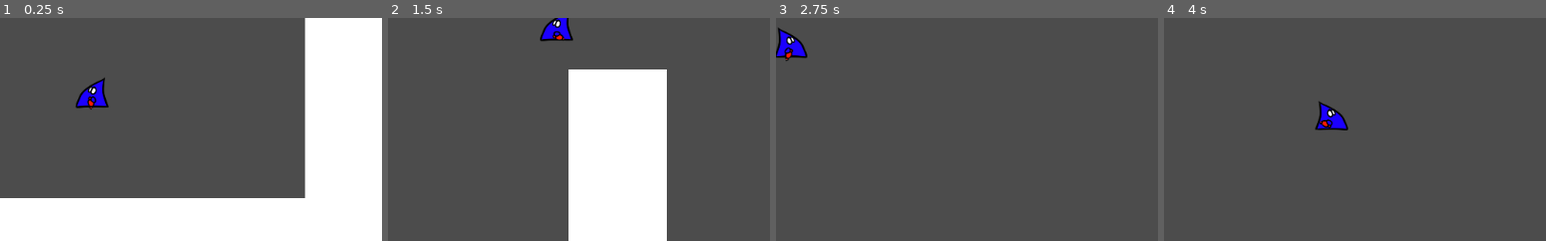
Above: before the commit, frames 1-4 (left to right).
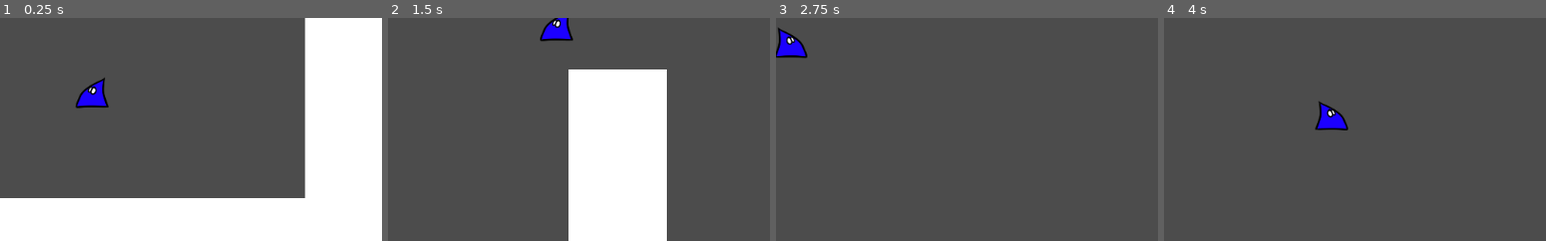
Above: after the commit, the same moments.

Repository: happeens/NAT
Game: Godot game, scene res://scenes/main.tscn
Same seed, same stepped clock (60 frames per second), same inputs: the game is played once before the commit and once after it. The project has no main scene, so this scene is started directly.
Inputs (mouse positions are % of the whole screen's width and height, from its top left):
- Up to frame 1 (0.25 s): no input
- Up to frame 2 (1.5 s): move the mouse to (72, 45) at 0.52 s; hold D (right) from 0.53 s (still down); click (72, 45) at 0.67 s; tap Space (jump) at 0.77 s; move the mouse to (30, 55) at 1.27 s
- Up to frame 3 (2.75 s): tap Space (jump) at 1.52 s; move the mouse to (60, 28) at 2.02 s; release D (right) at 2.03 s; hold A (left) from 2.03 s (still down)
- Up to frame 4 (4 s): move the mouse to (45, 70) at 2.77 s; release A (left) at 2.78 s; hold D (right) from 2.78 s (still down); click (45, 70) at 2.92 s; tap Space (jump) at 3.02, 3.77 s; move the mouse to (80, 65) at 3.52 s
The pictures show only the part of the screen within x 38-88%, y 38-88%; the shares and areas given below are measured in that part.

The runs differ from the first frame. In frame 1, 0.1% of the frame differs, in the area x 22-26%, y 31-42%; in frame 2, less than 0.1%; in frame 3, less than 0.1%; in frame 4, 0.1%, in the area x 40-45%, y 45-50%.

Commit message:
:fire: Remove arm from player rig

Diff:
--- a/scenes/natee.tscn
+++ b/scenes/natee.tscn
@@ -1,12 +1,9 @@
-[gd_scene load_steps=11 format=2]
+[gd_scene load_steps=8 format=2]
 
 [ext_resource path="res://scripts/player_flip.gd" type="Script" id=1]
 [ext_resource path="res://sprites/pistol dude/pistol_idle_body.png" type="Texture" id=2]
 [ext_resource path="res://sprites/pistol dude/pistol_idle_eyes_closed.png" type="Texture" id=3]
 [ext_resource path="res://sprites/pistol dude/pistol_idle_eyes_open.png" type="Texture" id=4]
-[ext_resource path="res://scripts/Rotator.gd" type="Script" id=5]
-[ext_resource path="res://sprites/pistol dude/pistol_idle_pistol.png" type="Texture" id=6]
-[ext_resource path="res://sprites/pistol dude/pistol_idle_hand.png" type="Texture" id=7]
 
 [sub_resource type="Animation" id=1]
 
@@ -110,132 +107,77 @@
 "values": [ Vector2( 1, 1 ) ]
 }
 tracks/6/type = "value"
-tracks/6/path = NodePath("base_idle_right/arm/hand:position")
-tracks/6/interp = 1
+tracks/6/path = NodePath("base_idle_right/body:position")
+tracks/6/interp = 2
 tracks/6/loop_wrap = true
 tracks/6/imported = false
 tracks/6/keys = {
-"times": PoolRealArray( 0 ),
-"transitions": PoolRealArray( 1 ),
-"update": 0,
-"values": [ Vector2( 0, 0 ) ]
+"times": PoolRealArray( 0, 0.7 ),
+"transitions": PoolRealArray( 1, 1 ),
+"update": 0,
+"values": [ Vector2( 0, 0 ), Vector2( 0, 5.47179 ) ]
 }
 tracks/7/type = "value"
-tracks/7/path = NodePath("base_idle_right/arm/hand:scale")
-tracks/7/interp = 1
+tracks/7/path = NodePath("base_idle_right/body:rotation_deg")
+tracks/7/interp = 2
 tracks/7/loop_wrap = true
 tracks/7/imported = false
 tracks/7/keys = {
-"times": PoolRealArray( 0 ),
-"transitions": PoolRealArray( 1 ),
-"update": 0,
-"values": [ Vector2( 1, 1 ) ]
+"times": PoolRealArray( 0, 0.7 ),
+"transitions": PoolRealArray( 1, 1 ),
+"update": 0,
+"values": [ 0.0, 0.0 ]
 }
 tracks/8/type = "value"
-tracks/8/path = NodePath("base_idle_right/arm/pistol:position")
-tracks/8/interp = 1
+tracks/8/path = NodePath("base_idle_right/body:scale")
+tracks/8/interp = 2
 tracks/8/loop_wrap = true
 tracks/8/imported = false
 tracks/8/keys = {
-"times": PoolRealArray( 0 ),
-"transitions": PoolRealArray( 1 ),
-"update": 0,
-"values": [ Vector2( 0, 0 ) ]
+"times": PoolRealArray( 0, 0.7 ),
+"transitions": PoolRealArray( 1, 1 ),
+"update": 0,
+"values": [ Vector2( 1, 1 ), Vector2( 1, 0.914503 ) ]
 }
 tracks/9/type = "value"
-tracks/9/path = NodePath("base_idle_right/arm/pistol:rotation_deg")
+tracks/9/path = NodePath("base_idle_right/body:z")
 tracks/9/interp = 1
 tracks/9/loop_wrap = true
 tracks/9/imported = false
 tracks/9/keys = {
-"times": PoolRealArray( 0 ),
-"transitions": PoolRealArray( 1 ),
-"update": 0,
-"values": [ 0.0 ]
+"times": PoolRealArray(  ),
+"transitions": PoolRealArray(  ),
+"update": 1,
+"values": [  ]
 }
 tracks/10/type = "value"
-tracks/10/path = NodePath("base_idle_right/arm/pistol:scale")
+tracks/10/path = NodePath("base_idle_right/eyes:position")
 tracks/10/interp = 1
 tracks/10/loop_wrap = true
 tracks/10/imported = false
 tracks/10/keys = {
-"times": PoolRealArray( 0 ),
-"transitions": PoolRealArray( 1 ),
-"update": 0,
-"values": [ Vector2( 1, 1 ) ]
+"times": PoolRealArray( 0, 0.7 ),
+"transitions": PoolRealArray( 1, 1 ),
+"update": 0,
+"values": [ Vector2( 0, 0 ), Vector2( -0.598755, 4.19116 ) ]
 }
 tracks/11/type = "value"
-tracks/11/path = NodePath("base_idle_right/body:position")
-tracks/11/interp = 2
+tracks/11/path = NodePath("base_idle_right/eyes:rotation_deg")
+tracks/11/interp = 1
 tracks/11/loop_wrap = true
 tracks/11/imported = false
 tracks/11/keys = {
 "times": PoolRealArray( 0, 0.7 ),
 "transitions": PoolRealArray( 1, 1 ),
 "update": 0,
-"values": [ Vector2( 0, 0 ), Vector2( 0, 5.47179 ) ]
+"values": [ 0.0, 0.0 ]
 }
 tracks/12/type = "value"
-tracks/12/path = NodePath("base_idle_right/body:rotation_deg")
-tracks/12/interp = 2
+tracks/12/path = NodePath("base_idle_right/eyes:scale")
+tracks/12/interp = 1
 tracks/12/loop_wrap = true
 tracks/12/imported = false
 tracks/12/keys = {
-"times": PoolRealArray( 0, 0.7 ),
-"transitions": PoolRealArray( 1, 1 ),
-"update": 0,
-"values": [ 0.0, 0.0 ]
-}
-tracks/13/type = "value"
-tracks/13/path = NodePath("base_idle_right/body:scale")
-tracks/13/interp = 2
-tracks/13/loop_wrap = true
-tracks/13/imported = false
-tracks/13/keys = {
-"times": PoolRealArray( 0, 0.7 ),
-"transitions": PoolRealArray( 1, 1 ),
-"update": 0,
-"values": [ Vector2( 1, 1 ), Vector2( 1, 0.914503 ) ]
-}
-tracks/14/type = "value"
-tracks/14/path = NodePath("base_idle_right/body:z")
-tracks/14/interp = 1
-tracks/14/loop_wrap = true
-tracks/14/imported = false
-tracks/14/keys = {
-"times": PoolRealArray(  ),
-"transitions": PoolRealArray(  ),
-"update": 1,
-"values": [  ]
-}
-tracks/15/type = "value"
-tracks/15/path = NodePath("base_idle_right/eyes:position")
-tracks/15/interp = 1
-tracks/15/loop_wrap = true
-tracks/15/imported = false
-tracks/15/keys = {
-"times": PoolRealArray( 0, 0.7 ),
-"transitions": PoolRealArray( 1, 1 ),
-"update": 0,
-"values": [ Vector2( 0, 0 ), Vector2( -0.598755, 4.19116 ) ]
-}
-tracks/16/type = "value"
-tracks/16/path = NodePath("base_idle_right/eyes:rotation_deg")
-tracks/16/interp = 1
-tracks/16/loop_wrap = true
-tracks/16/imported = false
-tracks/16/keys = {
-"times": PoolRealArray( 0, 0.7 ),
-"transitions": PoolRealArray( 1, 1 ),
-"update": 0,
-"values": [ 0.0, 0.0 ]
-}
-tracks/17/type = "value"
-tracks/17/path = NodePath("base_idle_right/eyes:scale")
-tracks/17/interp = 1
-tracks/17/loop_wrap = true
-tracks/17/imported = false
-tracks/17/keys = {
 "times": PoolRealArray( 0, 0.7 ),
 "transitions": PoolRealArray( 1, 1 ),
 "update": 0,
@@ -315,7 +257,7 @@
 "values": [ Vector2( 1, 1 ) ]
 }
 tracks/6/type = "value"
-tracks/6/path = NodePath("base_idle_right/arm/hand:position")
+tracks/6/path = NodePath("base_idle_right/body:position")
 tracks/6/interp = 1
 tracks/6/loop_wrap = true
 tracks/6/imported = false
@@ -326,7 +268,7 @@
 "values": [ Vector2( 0, 0 ) ]
 }
 tracks/7/type = "value"
-tracks/7/path = NodePath("base_idle_right/arm/hand:rotation_deg")
+tracks/7/path = NodePath("base_idle_right/body:rotation_deg")
 tracks/7/interp = 1
 tracks/7/loop_wrap = true
 tracks/7/imported = false
@@ -337,7 +279,7 @@
 "values": [ 0.0 ]
 }
 tracks/8/type = "value"
-tracks/8/path = NodePath("base_idle_right/arm/hand:scale")
+tracks/8/path = NodePath("base_idle_right/body:scale")
 tracks/8/interp = 1
 tracks/8/loop_wrap = true
 tracks/8/imported = false
@@ -348,7 +290,7 @@
 "values": [ Vector2( 1, 1 ) ]
 }
 tracks/9/type = "value"
-tracks/9/path = NodePath("base_idle_right/arm/pistol:position")
+tracks/9/path = NodePath("base_idle_right/eyes:position")
 tracks/9/interp = 1
 tracks/9/loop_wrap = true
 tracks/9/imported = false
@@ -359,7 +301,7 @@
 "values": [ Vector2( 0, 0 ) ]
 }
 tracks/10/type = "value"
-tracks/10/path = NodePath("base_idle_right/arm/pistol:rotation_deg")
+tracks/10/path = NodePath("base_idle_right/eyes:rotation_deg")
 tracks/10/interp = 1
 tracks/10/loop_wrap = true
 tracks/10/imported = false
@@ -370,77 +312,11 @@
 "values": [ 0.0 ]
 }
 tracks/11/type = "value"
-tracks/11/path = NodePath("base_idle_right/arm/pistol:scale")
+tracks/11/path = NodePath("base_idle_right/eyes:scale")
 tracks/11/interp = 1
 tracks/11/loop_wrap = true
 tracks/11/imported = false
 tracks/11/keys = {
-"times": PoolRealArray( 0 ),
-"transitions": PoolRealArray( 1 ),
-"update": 0,
-"values": [ Vector2( 1, 1 ) ]
-}
-tracks/12/type = "value"
-tracks/12/path = NodePath("base_idle_right/body:position")
-tracks/12/interp = 1
-tracks/12/loop_wrap = true
-tracks/12/imported = false
-tracks/12/keys = {
-"times": PoolRealArray( 0 ),
-"transitions": PoolRealArray( 1 ),
-"update": 0,
-"values": [ Vector2( 0, 0 ) ]
-}
-tracks/13/type = "value"
-tracks/13/path = NodePath("base_idle_right/body:rotation_deg")
-tracks/13/interp = 1
-tracks/13/loop_wrap = true
-tracks/13/imported = false
-tracks/13/keys = {
-"times": PoolRealArray( 0 ),
-"transitions": PoolRealArray( 1 ),
-"update": 0,
-"values": [ 0.0 ]
-}
-tracks/14/type = "value"
-tracks/14/path = NodePath("base_idle_right/body:scale")
-tracks/14/interp = 1
-tracks/14/loop_wrap = true
-tracks/14/imported = false
-tracks/14/keys = {
-"times": PoolRealArray( 0 ),
-"transitions": PoolRealArray( 1 ),
-"update": 0,
-"values": [ Vector2( 1, 1 ) ]
-}
-tracks/15/type = "value"
-tracks/15/path = NodePath("base_idle_right/eyes:position")
-tracks/15/interp = 1
-tracks/15/loop_wrap = true
-tracks/15/imported = false
-tracks/15/keys = {
-"times": PoolRealArray( 0 ),
-"transitions": PoolRealArray( 1 ),
-"update": 0,
-"values": [ Vector2( 0, 0 ) ]
-}
-tracks/16/type = "value"
-tracks/16/path = NodePath("base_idle_right/eyes:rotation_deg")
-tracks/16/interp = 1
-tracks/16/loop_wrap = true
-tracks/16/imported = false
-tracks/16/keys = {
-"times": PoolRealArray( 0 ),
-"transitions": PoolRealArray( 1 ),
-"update": 0,
-"values": [ 0.0 ]
-}
-tracks/17/type = "value"
-tracks/17/path = NodePath("base_idle_right/eyes:scale")
-tracks/17/interp = 1
-tracks/17/loop_wrap = true
-tracks/17/imported = false
-tracks/17/keys = {
 "times": PoolRealArray( 0 ),
 "transitions": PoolRealArray( 1 ),
 "update": 0,
@@ -493,22 +369,6 @@
 blend_times = [  ]
 autoplay = "blink"
 
-[node name="arm" type="Sprite" parent="base_idle_right"]
-
-position = Vector2( -9.68275, 30.8802 )
-script = ExtResource( 5 )
-_sections_unfolded = [ "Transform" ]
-
-[node name="pistol" type="Sprite" parent="base_idle_right/arm"]
-
-texture = ExtResource( 6 )
-offset = Vector2( 12.3235, -31.469 )
-
-[node name="hand" type="Sprite" parent="base_idle_right/arm"]
-
-texture = ExtResource( 7 )
-offset = Vector2( 11.8834, -31.469 )
-
 [node name="base_idle_left" type="Node2D" parent="."]
 
 scale = Vector2( 0.4, 0.4 )
@@ -538,6 +398,7 @@
 
 [node name="open" type="Sprite" parent="base_idle_left/eyes"]
 
+position = Vector2( -0.233215, 0 )
 texture = ExtResource( 4 )
 flip_h = true
 _sections_unfolded = [ "Offset" ]
@@ -552,27 +413,6 @@
 playback/speed = 1.0
 blend_times = [  ]
 autoplay = "blink"
-
-[node name="arm" type="Sprite" parent="base_idle_left"]
-
-position = Vector2( 6.83441, 30.647 )
-script = ExtResource( 5 )
-_sections_unfolded = [ "Offset", "Transform", "Visibility" ]
-
-[node name="pistol" type="Sprite" parent="base_idle_left/arm"]
-
-position = Vector2( -18.8069, -1.16608 )
-texture = ExtResource( 6 )
-offset = Vector2( 12.3235, -31.469 )
-flip_h = true
-_sections_unfolded = [ "Offset", "Transform" ]
-
-[node name="hand" type="Sprite" parent="base_idle_left/arm"]
-
-position = Vector2( -18.8069, -1.16608 )
-texture = ExtResource( 7 )
-offset = Vector2( 11.8834, -31.469 )
-flip_h = true
 
 [node name="AnimationPlayer" type="AnimationPlayer" parent="."]
 
